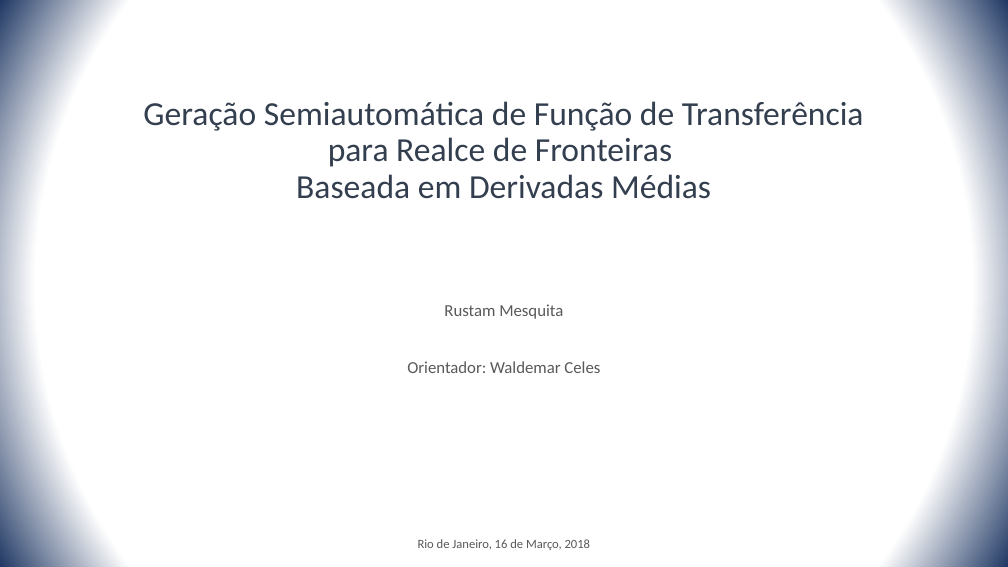
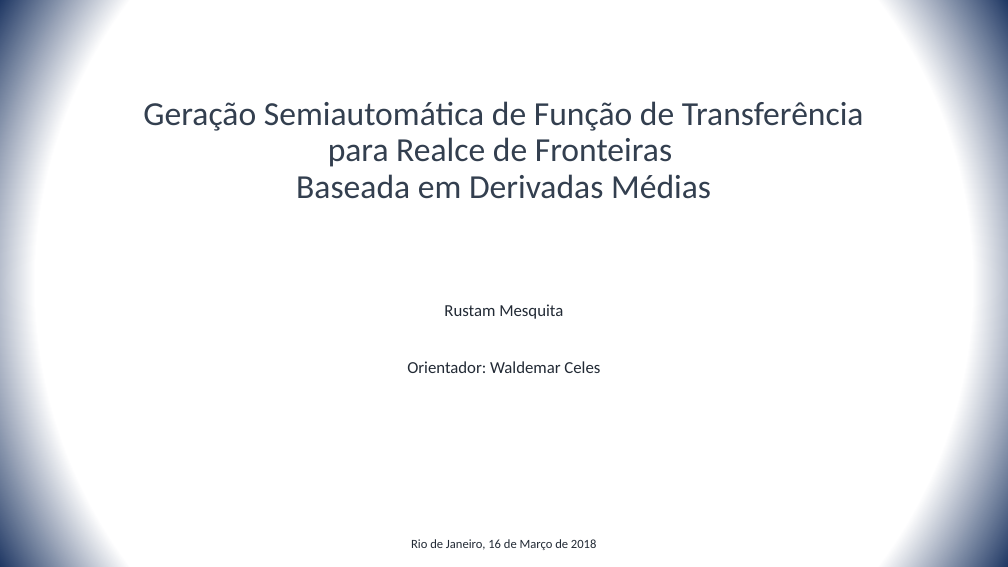
Before and after one commit to rustanitu/atfgtex, a slide deck: slide 1 of presentation/presentation.pptx. Drawn at 1008x567 pixels with LibreOffice and Linux fonts; fonts in the diff are those of the drawing. Boxes give left, top, right and bottom in pixels: in the first picture for what was removed or moved away, otherwise in the second. Text is boxed around its words. In the diff, an @@ line names an element or a change of style, - is before the commit and + after.

```diff
--- a/presentation/presentation.pptx
+++ b/presentation/presentation.pptx
@@ subtitle "Rustam Mesquita" at [407, 304, 600, 373]: text colour #595959 to #222A35 @@
@@ text at [411, 539, 596, 550]: text changed; text colour #595959 to #222A35 @@
-Rio de Janeiro, 16 de Março, 2018
+Rio de Janeiro, 16 de Março de 2018
```
Also in this commit, not shown: 1 other slide changed, 2 slides added.
